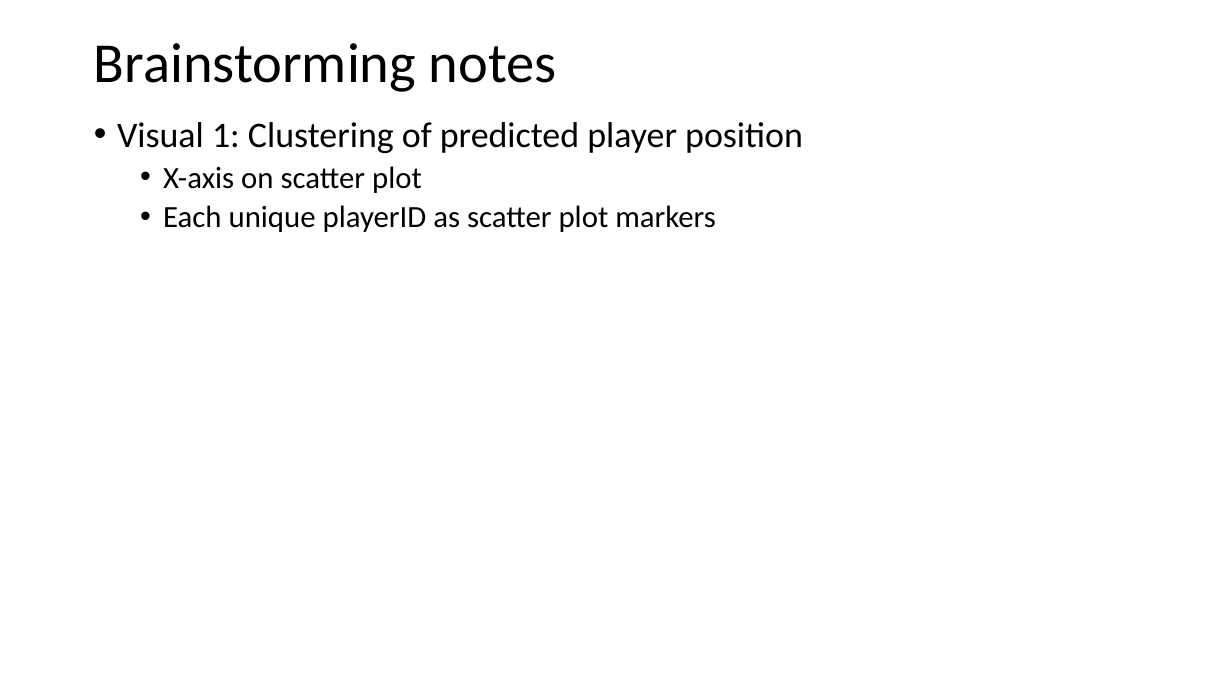
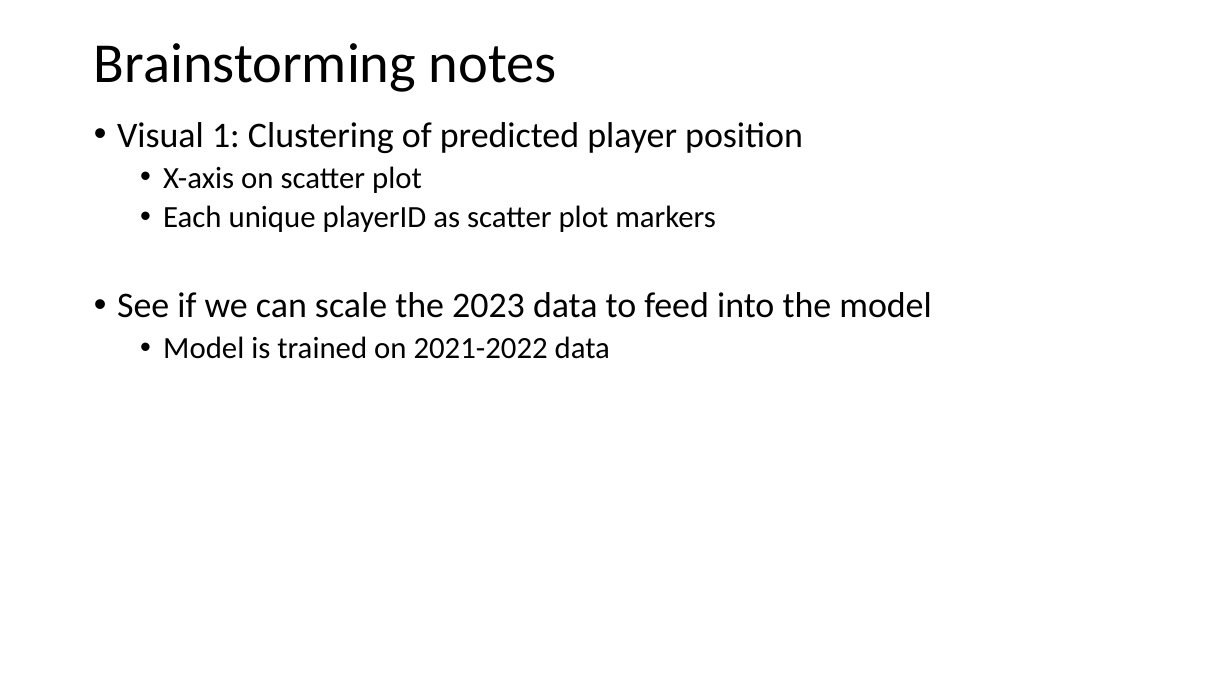
Before and after one commit to Evdawg/Project_4_FF_ML, a slide deck: slide 3 of Project_3_outline.pptm. Drawn at 1232x693 pixels with LibreOffice and Linux fonts; fonts in the diff are those of the drawing. Boxes give left, top, right and bottom in pixels: in the first picture for what was removed or moved away, otherwise in the second. Text is boxed around its words. In the diff, an @@ line names an element or a change of style, - is before the commit and + after.

```diff
--- a/Project_3_outline.pptm
+++ b/Project_3_outline.pptm
@@ text at bbox=[117, 292, 932, 359]: paragraphs added @@
+• See if we can scale the 2023 data to feed into the model
+  • Model is trained on 2021-2022 data
```
Also in this commit, not shown: 6 other slides changed.
